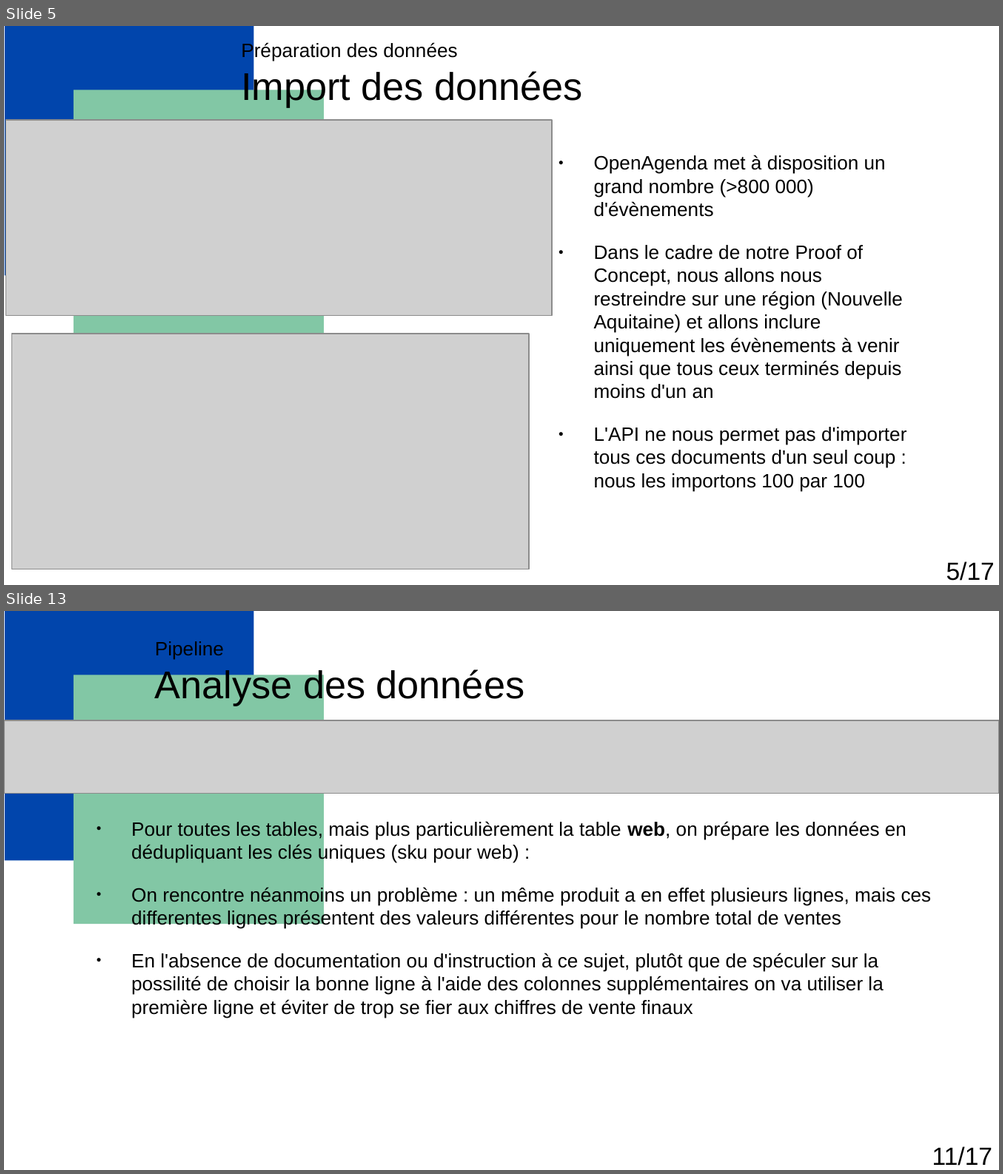
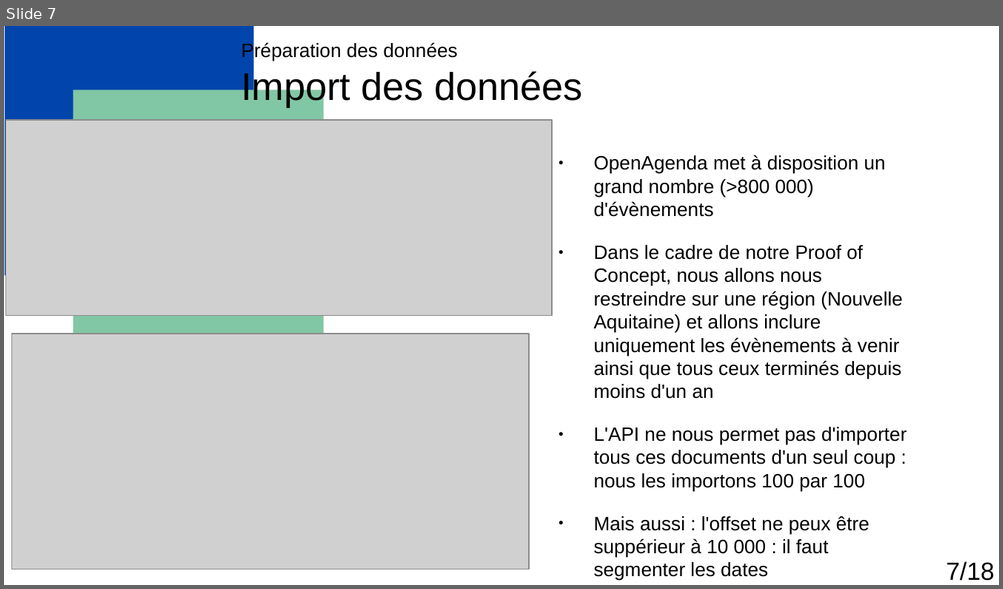
Before and after one commit to Florian-Biggio/Events-with-RAG, a slide deck: Biggio_Florian_1_presentation_052025.odp. Shown one above the other, each under a label of ours: slides 5 and 13 before the commit, slide 7 after it; the slides between them are not shown. The pictures are 1003x1174 and 1003x589 pixels, drawn with LibreOffice and Linux fonts; fonts in the diff are those of the drawing; grey boxes stand for pictures. Boxes give left, top, right and bottom in pixels: in the first picture for what was removed or moved away, otherwise in the second. Text is boxed around its words. In the diff, an @@ line names an element or a change of style, - is before the commit and + after.

```diff
--- a/Biggio_Florian_1_presentation_052025.odp
+++ b/Biggio_Florian_1_presentation_052025.odp
@@ slide 13 removed at (4, 611, 999, 1170), background #FFFFFF; not listed: 5 template elements that a slide beside it also shows @@
@@ title removed at (155, 641, 524, 706) @@
-Pipeline
-Analyse des données
@@ picture removed at (4, 721, 999, 793) @@
@@ text removed at (131, 821, 931, 1019) @@
-● Pour toutes les tables, mais plus particulièrement la table web, on prépare les données en dédupliquant les clés uniques (sku pour web) :
-● On rencontre néanmoins un problème : un même produit a en effet plusieurs lignes, mais ces differentes lignes présentent des valeurs différentes pour le nombre total de ventes
-● En l'absence de documentation ou d'instruction à ce sujet, plutôt que de spéculer sur la possilité de choisir la bonne ligne à l'aide des colonnes supplémentaires on va utiliser la première ligne et éviter de trop se fier aux chiffres de vente finaux
@@ text removed at (932, 1147, 993, 1166) @@
-11/17
@@ what was slide 5 is now slide 7 @@
@@ slide 7 changed as well @@
@@ text at (594, 517, 869, 581): paragraph added @@
+● Mais aussi : l'offset ne peux être suppérieur à 10 000 : il faut segmenter les dates
@@ text at (946, 562, 994, 581): text changed @@
-5/17
+7/18
```
Also in this commit, not shown: 6 other slides changed, 11 slides added, 11 other slides removed, 25 other files.
